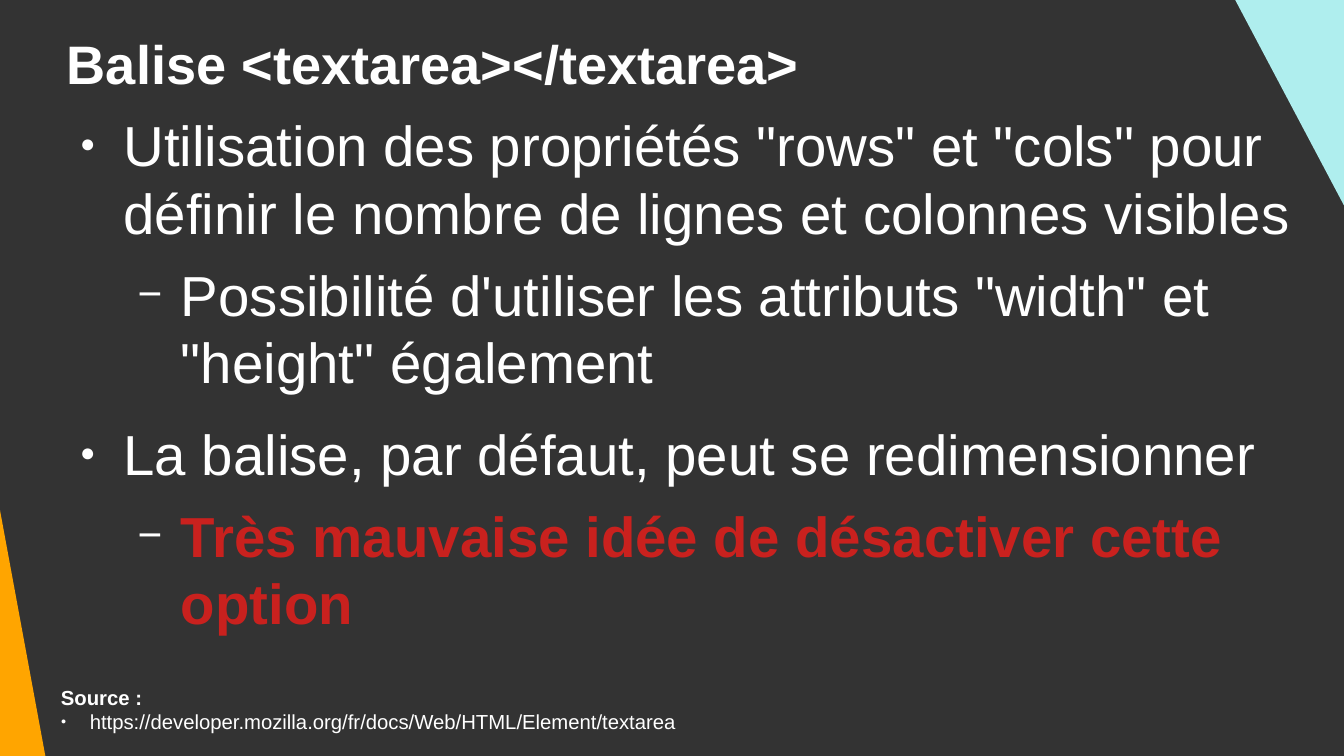
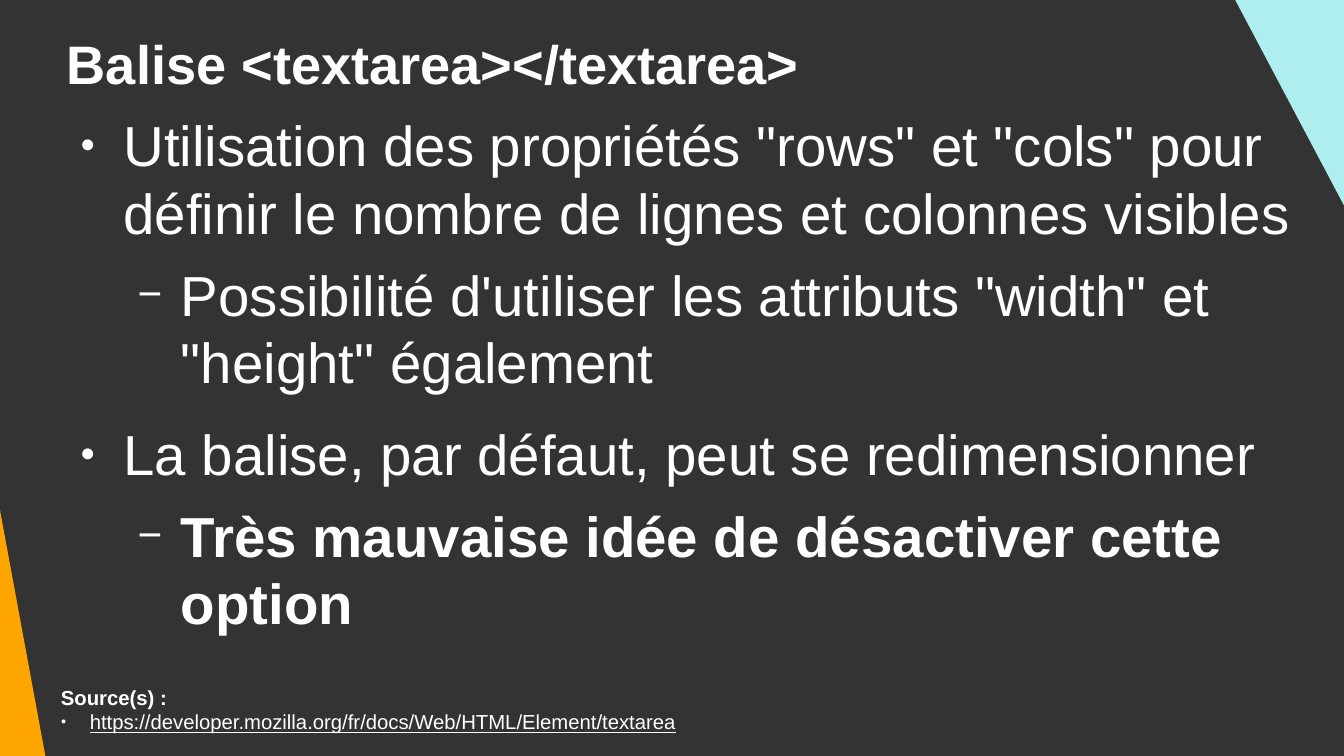
Before and after one commit to DanYellow/cours, a slide deck: slide 45 of integration-web-s1/travaux-pratiques/numero-2/presentation.odp (slide 44 before the commit). Drawn at 1344x756 pixels with LibreOffice and Linux fonts; fonts in the diff are those of the drawing. Boxes give left, top, right and bottom in pixels: in the first picture for what was removed or moved away, otherwise in the second. Text is boxed around its words. In the diff, an @@ line names an element or a change of style, - is before the commit and + after.

```diff
--- a/integration-web-s1/travaux-pratiques/numero-2/presentation.odp
+++ b/integration-web-s1/travaux-pratiques/numero-2/presentation.odp
@@ text at [181,515,1222,635]: text colour #C9211E to #FFFFFF in "Très mauvaise idée de désactiver cette option" @@
@@ text at [61,690,155,710]: text changed @@
-Source :
+Source(s) :
@@ text at [90,714,676,734]: underline on in "https://developer.mozilla.org/fr/docs/Web/HTML/Element/texta ..." @@
```
Also in this commit, not shown: 4 other slides changed, 1 slide added, 4 other files.
